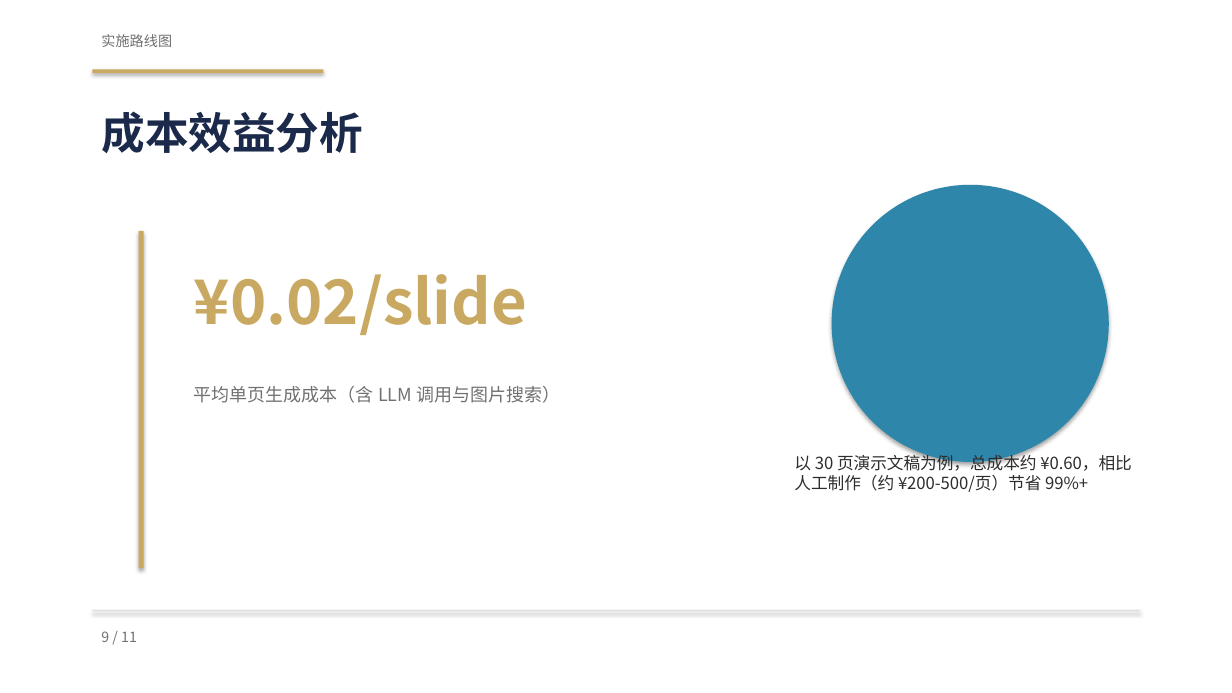
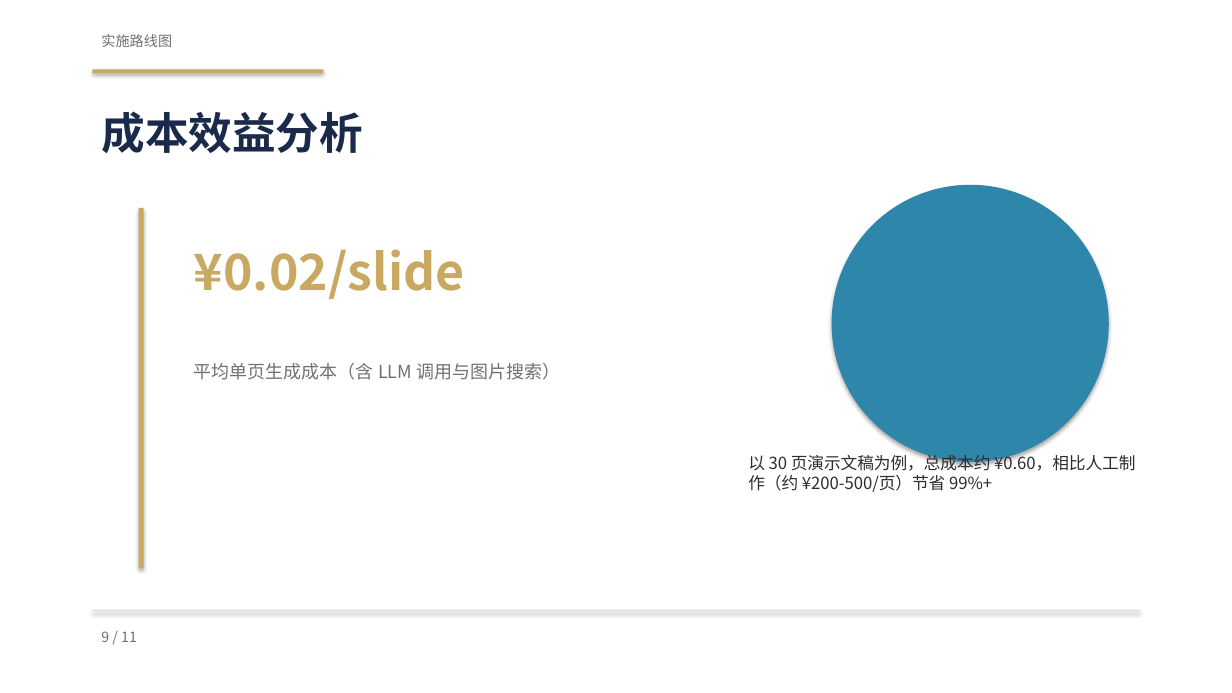
Before and after one commit to SunJenry/PPT_Generator, a slide deck: slide 9 of assets/template.pptx. Drawn at 1232x693 pixels with LibreOffice and Linux fonts; fonts in the diff are those of the drawing. Boxes give left, top, right and bottom in pixels: in the first picture for what was removed or moved away, otherwise in the second. Text is boxed around its words. In the diff, an @@ line names an element or a change of style, - is before the commit and + after.

```diff
--- a/assets/template.pptx
+++ b/assets/template.pptx
@@ rectangle: place and size @@
-rectangle at (139, 231, 144, 568)
+rectangle at (139, 208, 144, 568)
@@ text "¥0.02/slide": place and size @@
-text "¥0.02/slide" at (194, 274, 527, 335)
+text "¥0.02/slide" at (194, 249, 465, 299)
@@ text "¥0.02/slide" at (194, 249, 465, 299): size 48 to 39 pt @@
@@ text "平均单页生成成本（含 LLM 调用与图片搜索）": place and size @@
-text "平均单页生成成本（含 LLM 调用与图片搜索）" at (194, 386, 560, 403)
+text "平均单页生成成本（含 LLM 调用与图片搜索）" at (194, 363, 560, 380)
@@ text "以 30 页演示文稿为例，总成本约 ¥0.60，相比人工制作（约 ¥200-500/页）节省 ..." rewrapped from (794, 452, 1131, 492) to (748, 452, 1135, 492) @@
```
Also in this commit, not shown: 6 other slides changed, 11 other files.
